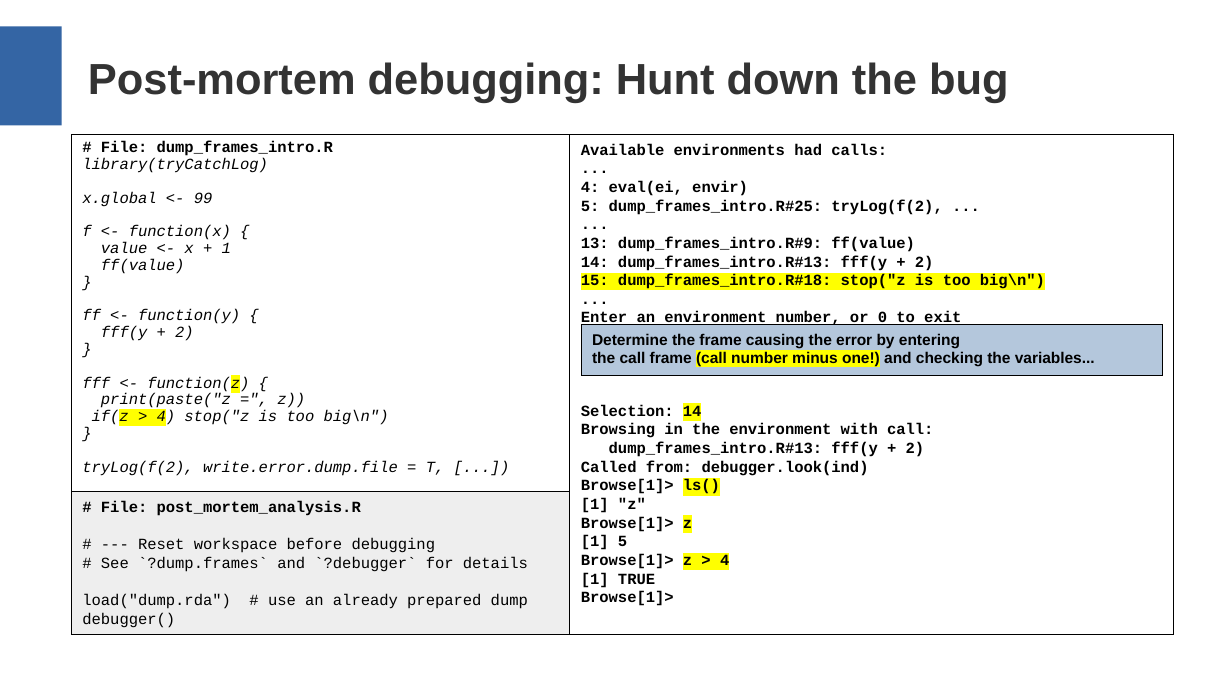
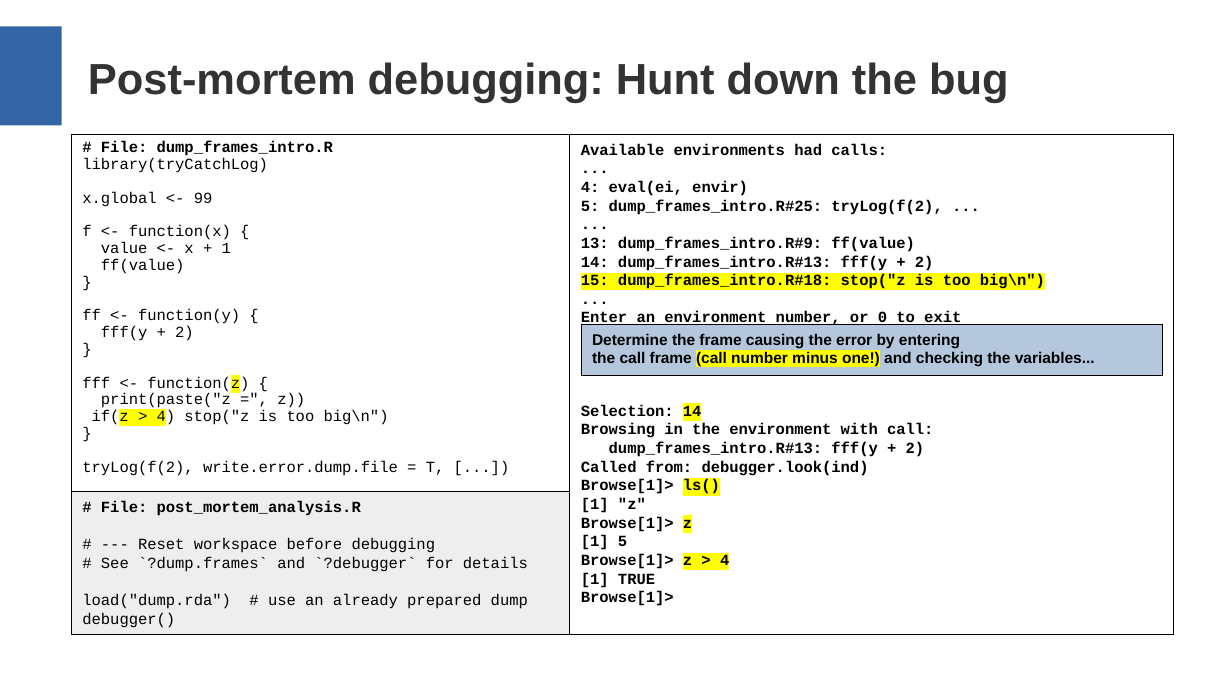
Before and after one commit to aryoda/R_shiny_post_mortem_analysis_training, a slide deck: slide 14 of Training slides.odp (slide 15 before the commit). Drawn at 1232x693 pixels with LibreOffice and Linux fonts; fonts in the diff are those of the drawing. Boxes give left, top, right and bottom in pixels: in the first picture for what was removed or moved away, otherwise in the second. Text is boxed around its words. In the diff, an @@ line names an element or a change of style, - is before the commit and + after.

```diff
--- a/Training slides.odp
+++ b/Training slides.odp
@@ text in rectangle at [82,158,445,476]: italic off in "library(tryCatchLog)", "x.global <- 99", "f <- function(x) {", "value <- x + 1" and 10 more places @@
```
Also in this commit, not shown: 3 other slides changed, 5 slides added, 2 other files.
